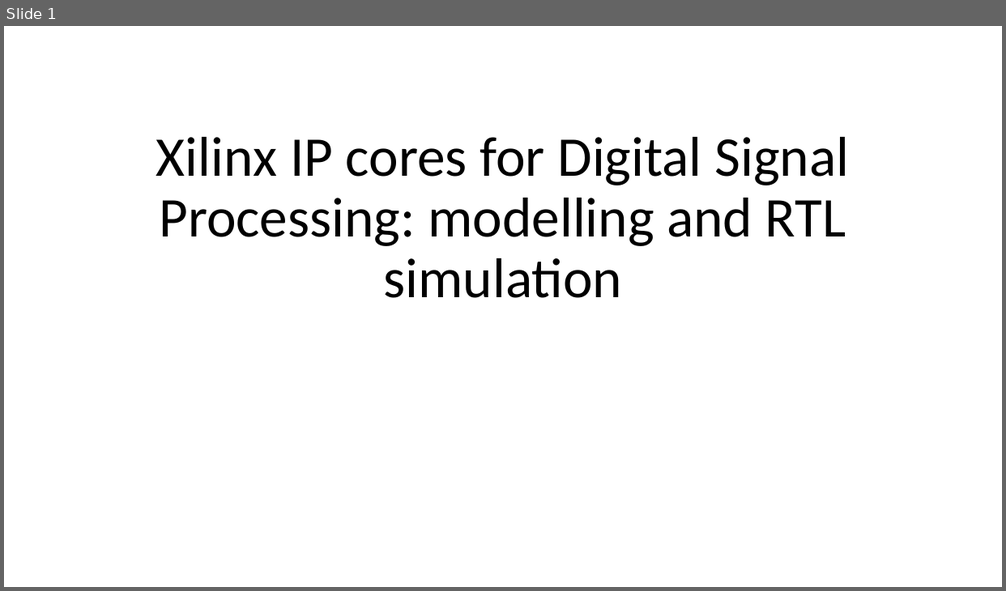
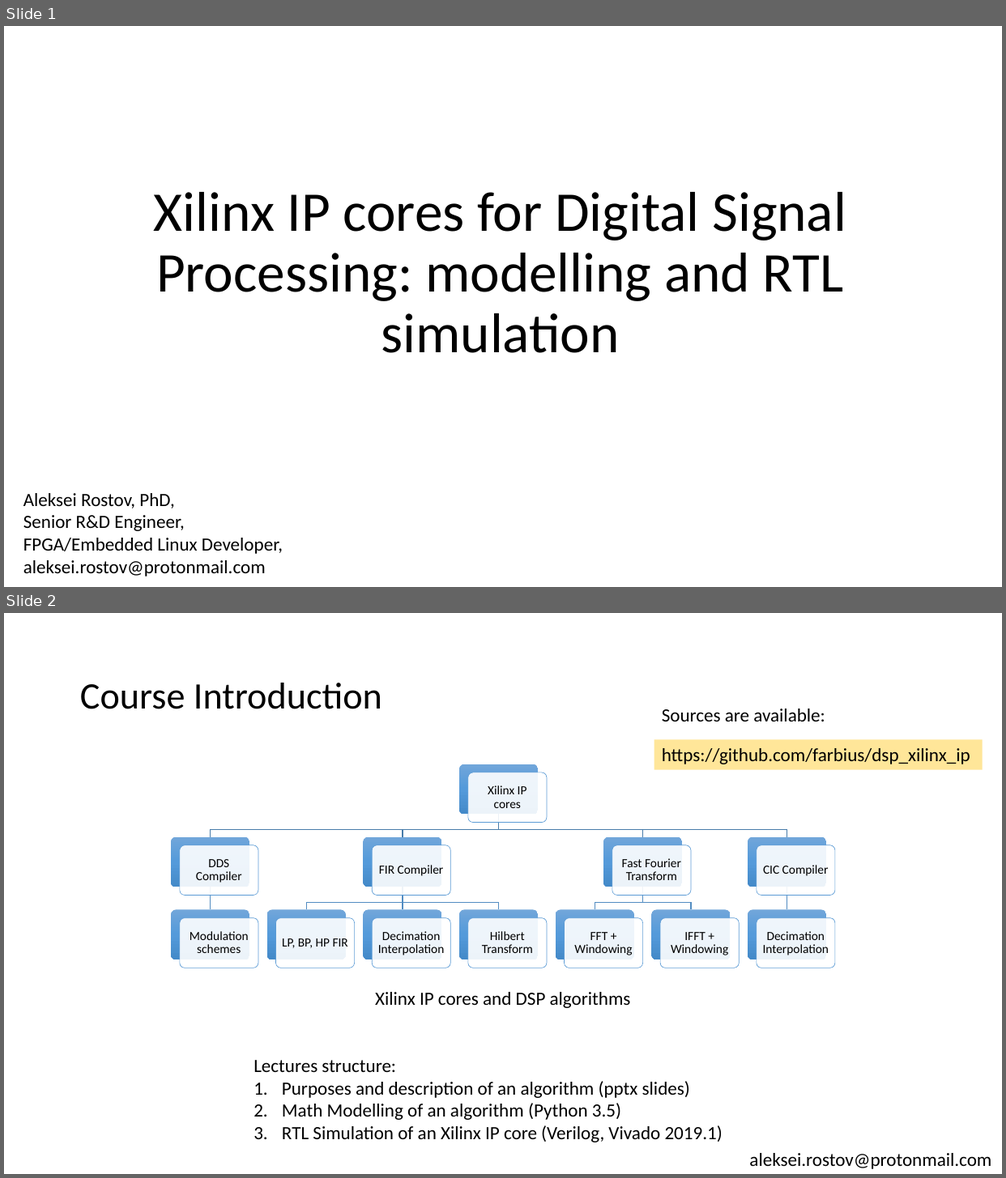
Before and after one commit to farbius/dsp_xilinx_ip, a slide deck: presentation/Xilinx IP cores for Digital Signal Processing.pptx. Shown one above the other, each under a label of ours: slide 1 before the commit, slides 1 and 2 after it. The pictures are 1006x591 and 1006x1178 pixels, drawn with LibreOffice and Linux fonts; fonts in the diff are those of the drawing. Boxes give left, top, right and bottom in pixels: in the first picture for what was removed or moved away, otherwise in the second. Text is boxed around its words. In the diff, an @@ line names an element or a change of style, - is before the commit and + after.

```diff
--- a/presentation/Xilinx IP cores for Digital Signal Processing.pptx
+++ b/presentation/Xilinx IP cores for Digital Signal Processing.pptx
@@ slide 2 added at [4, 613, 1002, 1174], background #FFFFFF @@
@@ title added at [80, 683, 382, 709], 36 pt, text #000000 @@
+Course Introduction
@@ text added at [662, 709, 825, 722], 18 pt, text #000000 @@
+Sources are available:
@@ rectangle added at [654, 739, 982, 769], fill #FFE699, 18 pt, text #000000 @@
+https://github.com/farbius/dsp_xilinx_ip
@@ group added at [171, 764, 835, 969]: 24 rounded rectangles, 12 texts, 11 freeform shapes @@
+Xilinx IP cores
+DDS Compiler
+Modulation schemes
+FIR Compiler
+LP, BP, HP FIR
+Decimation Interpolation
+Hilbert Transform
+Fast Fourier Transform
+FFT + Windowing
+IFFT + Windowing
+CIC Compiler
+Decimation Interpolation
@@ text added at [375, 992, 631, 1008], 18 pt, text #000000 @@
+Xilinx IP cores and DSP algorithms
@@ text added at [253, 1060, 722, 1143], 18 pt, text #000000 @@
+Lectures structure:
+1. Purposes and description of an algorithm (pptx slides)
+2. Math Modelling of an algorithm (Python 3.5)
+3. RTL Simulation of an Xilinx IP core (Verilog, Vivado 2019.1)
@@ text added at [749, 1153, 991, 1169], 18 pt, text #000000 @@
+aleksei.rostov@protonmail.com
@@ slide 1 changed as well @@
@@ title "Xilinx IP cores for Digital ...": place and size @@
-title "Xilinx IP cores for Digital ..." at [156, 137, 850, 298]
+title "Xilinx IP cores for Digital ..." at [154, 192, 846, 353]
@@ text added at [23, 493, 283, 577], 18 pt, text #000000 @@
+Aleksei Rostov, PhD,
+Senior R&D Engineer,
+FPGA/Embedded Linux Developer,
+aleksei.rostov@protonmail.com
```
Also in this commit, not shown: 6 other slides changed, 1 other slide added, 2 slides removed, 5 other files.
